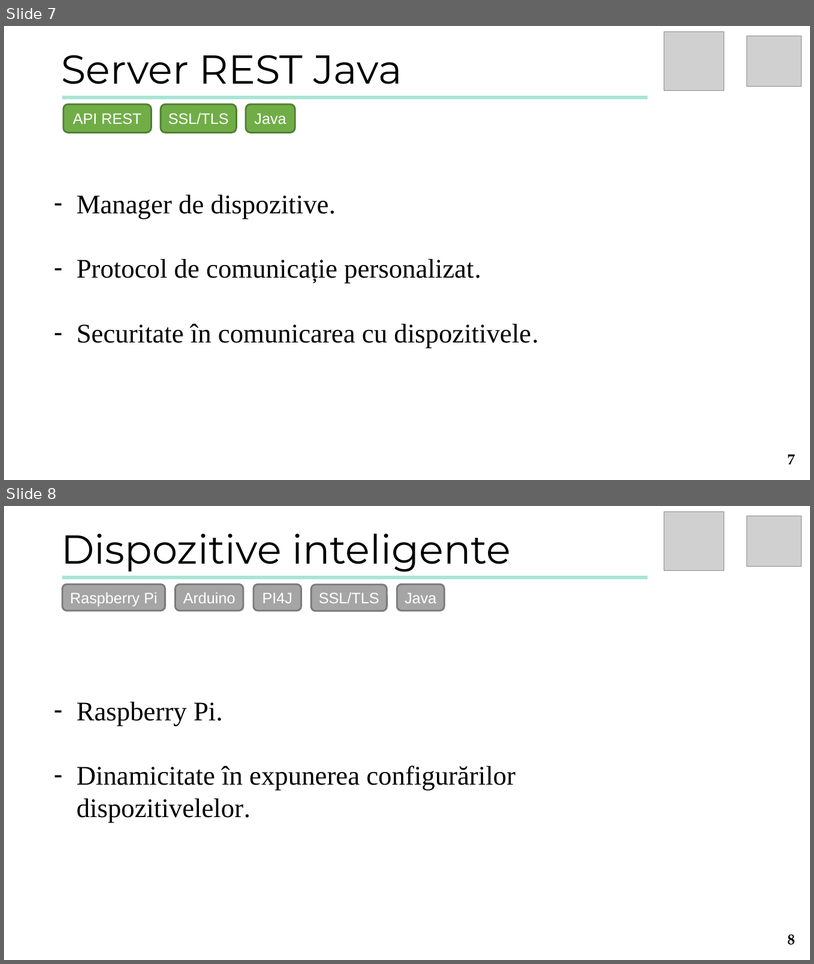
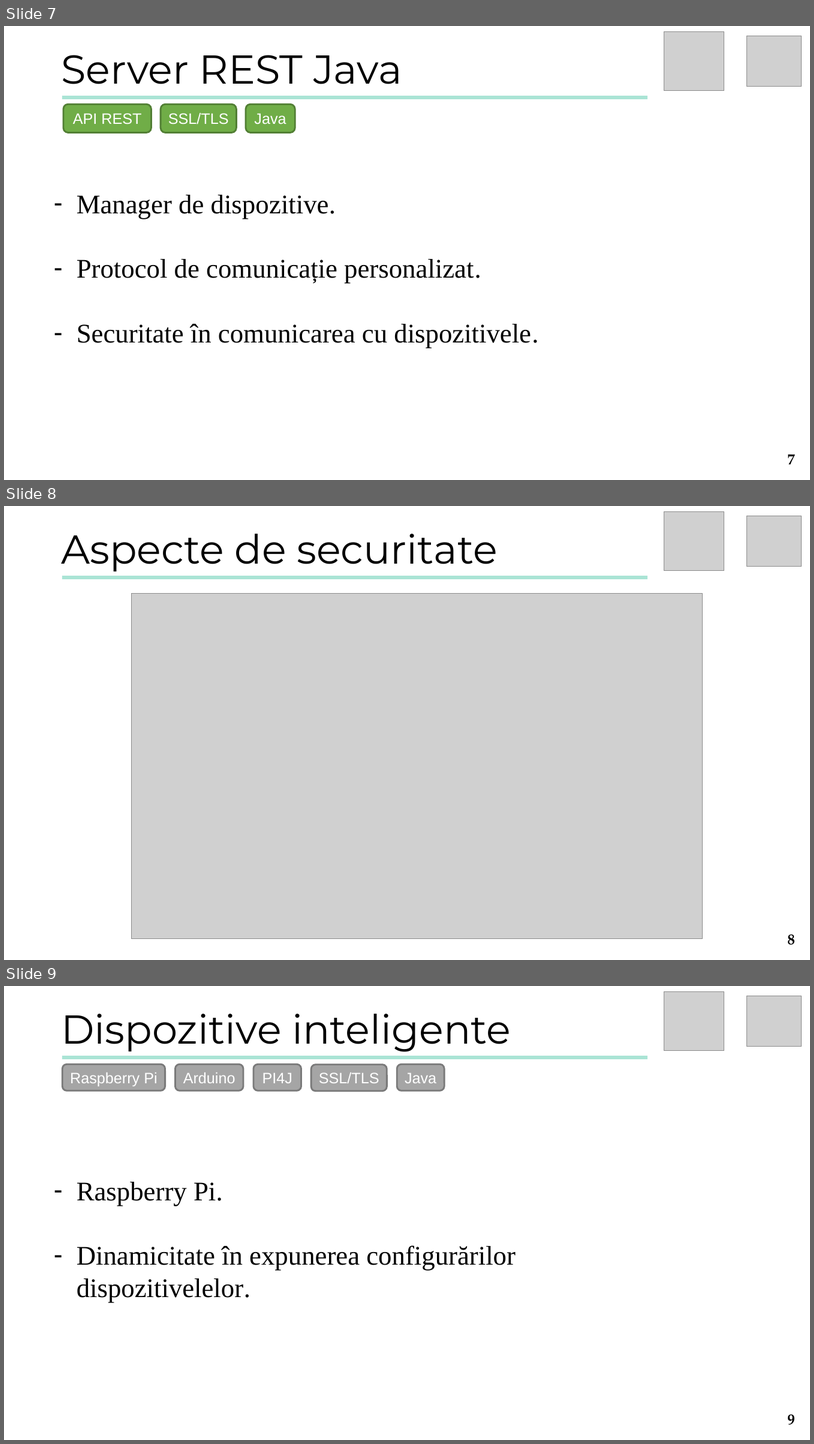
Before and after one commit to turcunicusor/Licenta, a slide deck: Documentation/Presentation.pptx. Shown one above the other, each under a label of ours: slides 7 and 8 before the commit, slides 7, 8 and 9 after it. The pictures are 814x964 and 814x1444 pixels, drawn with LibreOffice and Linux fonts; fonts in the diff are those of the drawing; grey boxes stand for pictures. Boxes give left, top, right and bottom in pixels: in the first picture for what was removed or moved away, otherwise in the second. Text is boxed around its words. In the diff, an @@ line names an element or a change of style, - is before the commit and + after.

Commit message:
fixed presentation

```diff
--- a/Documentation/Presentation.pptx
+++ b/Documentation/Presentation.pptx
@@ slide 8 added at (4, 506, 810, 960), background #FFFFFF @@
@@ picture added at (665, 511, 725, 571) @@
@@ picture added at (747, 516, 802, 567) @@
@@ text added at (61, 534, 497, 571), 48 pt, text #000000 @@
+Aspecte de securitate
@@ rectangle added at (62, 576, 648, 579), fill #AAE4D5 @@
@@ picture added at (132, 593, 703, 939) @@
@@ page number added at (788, 934, 795, 945), 18 pt, text #000000, bold @@
+8
@@ what was slide 8 is now slide 9 @@
@@ page number at (788, 1414, 795, 1425): text changed @@
-8
+9
```
Also in this commit, not shown: 1 slide removed, 1 other file.
